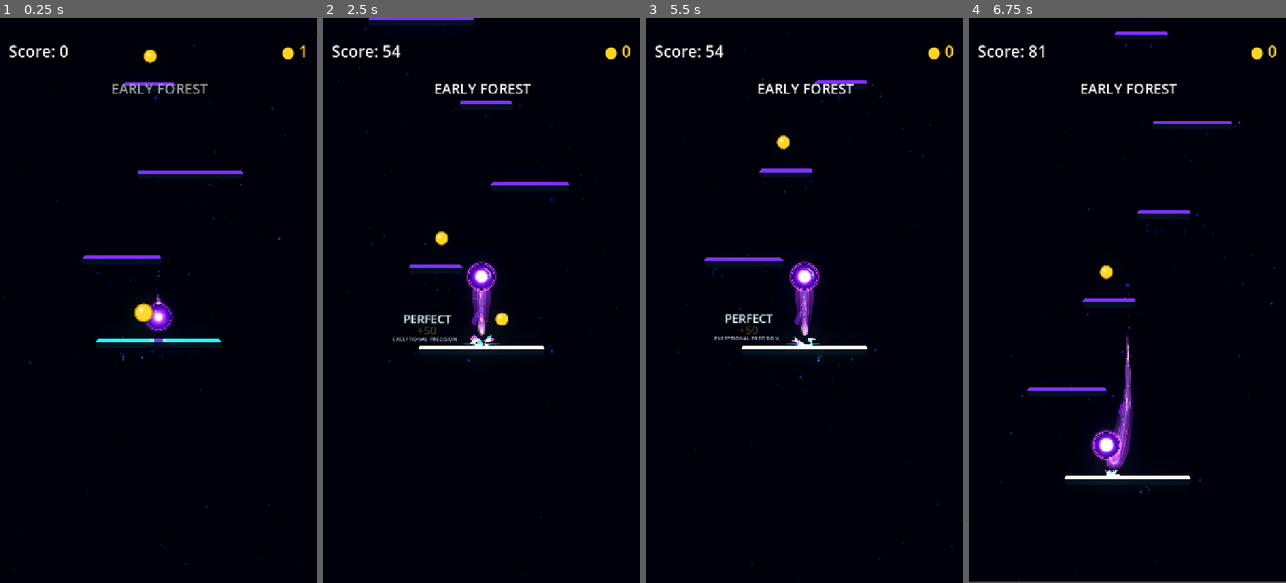
Above: before the commit, frames 1-4 (left to right).
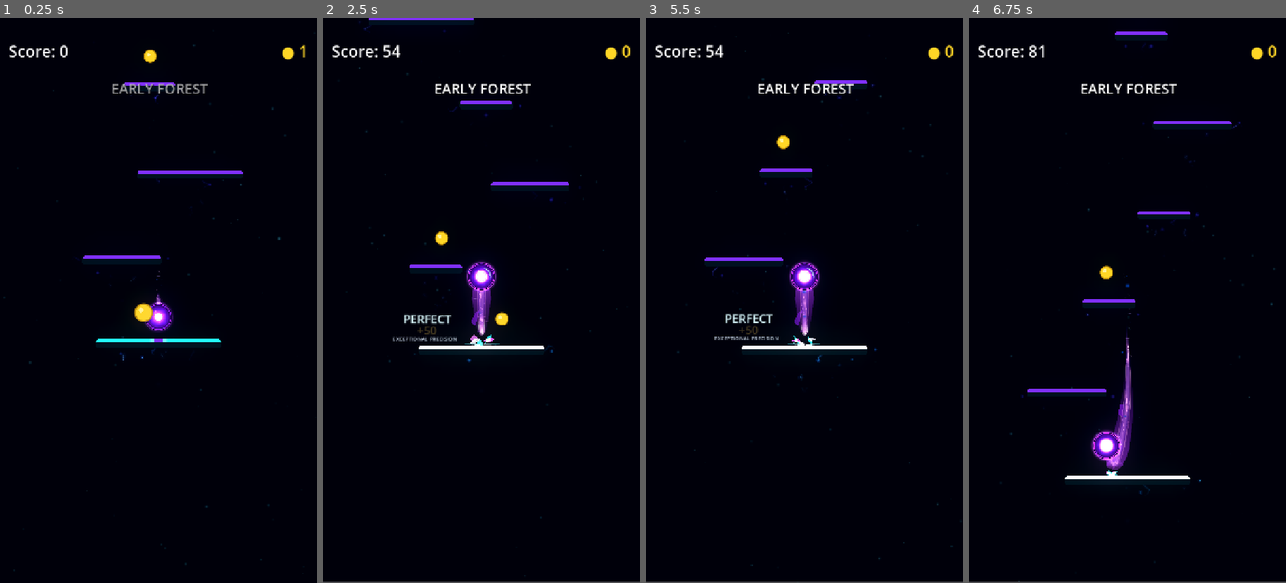
Above: after the commit, the same moments.

Repository: Kryodo/TowerJump
Game: Godot game, scene res://scenes/main.tscn
The game is run twice, just before and just after one commit, with the same random seed, the same clock (stepped at 60 frames per second) and the same inputs.
Inputs (mouse positions are in pixels of both pictures, inside the frame that each line leads up to):
- Up to frame 1 (0.25 s): no input
- Up to frame 2 (2.5 s): move the mouse to (551, 272) at 0.52 s; hold Right (ui_right) 0.53-1.25 s; click (551, 272) at 0.67 s; drag from (418, 328) to (471, 193) at 1.27 s; click "Nochmal spielen" at 2 s
- Up to frame 3 (5.5 s): move the mouse to (836, 176) at 2.77 s; hold Right (ui_right) 2.78-3.5 s; drag from (788, 413) to (737, 193) at 3.52 s; move the mouse to (899, 385) at 4.27 s; hold Left (ui_left) 4.28-5 s; click "Nochmal spielen" at 5 s
- Up to frame 4 (6.75 s): drag from (1032, 215) to (1079, 159) at 5.77 s; move the mouse to (1143, 300) at 6.52 s; hold Left (ui_left) from 6.53 s (still down); click (1143, 300) at 6.67 s

Frame 1 is identical in both runs. In frame 2, 0.3% of the frame differs, in the area x 0-100%, y 32-100%; in frame 3, 0.3%; in frame 4, 0.6%, in the area x 13-96%, y 2-100%.

Commit message:
Add subtle grade scaling to landing camera response

Diff:
--- a/scripts/camera_follow.gd
+++ b/scripts/camera_follow.gd
@@ -9,11 +9,17 @@
 
 @export_category("Landing Camera Response")
 @export var landing_feedback_controller_path: NodePath = NodePath("../LandingFeedbackController")
+@export var landing_score_controller_path: NodePath = NodePath("../LandingScoreController")
 @export_range(0.0, 240.0, 5.0) var landing_response_impulse: float = 110.0
 @export_range(14.0, 36.0, 1.0) var landing_response_frequency: float = 17.0
 @export_range(0.35, 0.90, 0.01) var landing_response_damping_ratio: float = 0.56
 @export_range(0.0, 8.0, 0.5) var landing_response_max_offset: float = 5.0
 @export_range(0.0, 320.0, 10.0) var landing_response_max_velocity: float = 180.0
+
+@export_category("Landing Quality Scaling")
+@export_range(0.80, 1.30, 0.01) var good_landing_impulse_multiplier: float = 1.00
+@export_range(0.80, 1.30, 0.01) var epic_landing_impulse_multiplier: float = 1.08
+@export_range(0.80, 1.30, 0.01) var perfect_landing_impulse_multiplier: float = 1.16
 
 var _base_offset: Vector2 = Vector2.ZERO
 var _landing_response_offset_y: float = 0.0
@@ -22,6 +28,19 @@
 
 func _ready() -> void:
 	_base_offset = offset
+
+	# Prefer the scored result so the response can distinguish Good, Epic and
+	# Perfect without delaying a frame. landing_scored is emitted synchronously
+	# during the same physical landing callback that triggers the haptic pulse.
+	var score_controller := get_node_or_null(landing_score_controller_path)
+	if score_controller != null and score_controller.has_signal("landing_scored"):
+		score_controller.connect(
+			"landing_scored",
+			Callable(self, "_on_landing_scored")
+		)
+		return
+
+	# Keep a safe baseline fallback if the scoring controller is absent.
 	var landing_controller := get_node_or_null(landing_feedback_controller_path)
 	if landing_controller != null and landing_controller.has_signal("landing_confirmed"):
 		landing_controller.connect(
@@ -30,7 +49,7 @@
 		)
 	else:
 		push_warning(
-			"CameraFollow: LandingFeedbackController was not found; landing camera response is disabled."
+			"CameraFollow: Neither LandingScoreController nor LandingFeedbackController was found; landing camera response is disabled."
 		)
 
 
@@ -46,23 +65,53 @@
 	_update_landing_response(delta)
 
 
+func _on_landing_scored(result: Dictionary) -> void:
+	# The scoring result describes the same physical contact as the haptic pulse.
+	# Quality adds only a small impulse modifier; spring shape and impact-speed
+	# scaling stay shared so every grade still feels like the same camera.
+	var downward_speed: float = maxf(
+		float(result.get("vertical_velocity", 0.0)),
+		0.0
+	)
+	var quality: String = str(result.get("quality", "GOOD"))
+	_apply_landing_response(downward_speed, quality)
+
+
 func _on_landing_confirmed(event: Variant) -> void:
-	# Transfer a little of the landing's downward momentum into the camera.
-	# No position snap: the existing spring turns this into a smooth, bounded
-	# dip, a small upward rebound, and a settle that stays connected to the jump.
-	# Contact speed only modulates the impulse gently; it does not change gameplay.
-	var impact_scale: float = 1.0
+	# Fallback path when scoring is unavailable: retain the proven baseline feel.
+	var downward_speed: float = 0.0
 	if event is LandingEvent:
-		var downward_speed: float = maxf(event.vertical_velocity, 0.0)
-		impact_scale = clampf(downward_speed / 900.0, 0.70, 1.15)
+		downward_speed = maxf(event.vertical_velocity, 0.0)
+	elif _target != null and _target.has_method("get"):
+		downward_speed = maxf(
+			float(_target.get("landing_impact_velocity_y")),
+			0.0
+		)
+	_apply_landing_response(downward_speed, "GOOD")
 
+
+func _apply_landing_response(downward_speed: float, quality: String) -> void:
+	# Contact speed controls the physical impulse; landing quality adds a
+	# separate, modest multiplier. The actual spring dynamics stay unchanged.
+	var impact_scale: float = clampf(downward_speed / 900.0, 0.70, 1.15)
+	var grade_scale: float = _get_quality_impulse_multiplier(quality)
 	var max_velocity: float = maxf(landing_response_max_velocity, 0.0)
 	_landing_response_velocity_y = clampf(
 		_landing_response_velocity_y
-		+ maxf(landing_response_impulse, 0.0) * impact_scale,
+		+ maxf(landing_response_impulse, 0.0) * impact_scale * grade_scale,
 		-max_velocity,
 		max_velocity
 	)
+
+
+func _get_quality_impulse_multiplier(quality: String) -> float:
+	match quality.to_upper():
+		"PERFECT":
+			return maxf(perfect_landing_impulse_multiplier, 0.0)
+		"EPIC":
+			return maxf(epic_landing_impulse_multiplier, 0.0)
+		_:
+			return maxf(good_landing_impulse_multiplier, 0.0)
 
 
 func _update_landing_response(delta: float) -> void:
